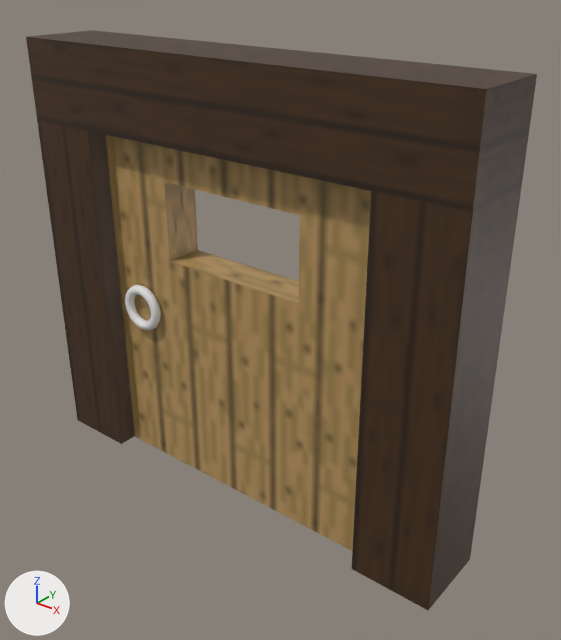
A saved change to the Blender file Sources/objects/door-border-rigged.blend.
The view is the same before and after, from a camera (50 mm lens) standing at (2.26, -3.55, 2.61) and looking at (0.13, -0.89, 0.96). Arrows for +X, +Y and +Z are at lower left; the lights stay in place.
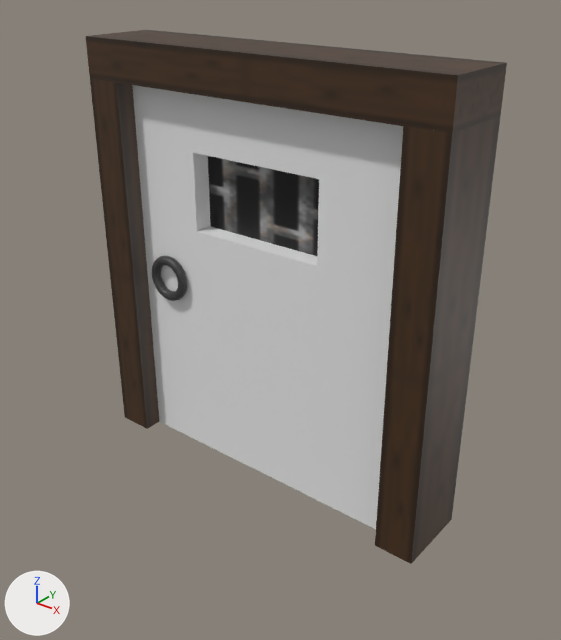
Boxes [x1, y1, x2, y2] around the edits, measured in the pictures (561 x 640 px):
'Cube', reshaped, moved, rescaled (7% taller)
    before: [105, 135, 371, 551]
    after: [132, 85, 403, 529]
'Cube.002', reshaped, moved, rescaled, turned
    before: [26, 30, 537, 212]
    after: [375, 116, 500, 564]
'Cube.000', deleted (brown)
    before: [352, 186, 522, 610]
'Cube.001', moved, rescaled, turned
    before: [37, 120, 134, 444]
    after: [90, 79, 159, 429]
'Cube.003', added (brown)
    after: [85, 30, 507, 134]
'Plane', added
    after: [208, 156, 319, 256]
'Torus', moved, rescaled
    before: [125, 285, 161, 330]
    after: [152, 256, 187, 301]
part 2 of me_torus, built on
    before: [125, 285, 161, 330]
    after: [152, 256, 187, 301]
part 4 of me_cube_006, deleted
    before: [473, 74, 537, 212]
part 5 of me_cube_006, surface changed
    before: [26, 30, 535, 212]
    after: [375, 116, 500, 564]

Diff of the bpy script that builds the scene:
```diff
--- a/Sources/objects/door-border-rigged.blend.py
+++ b/Sources/objects/door-border-rigged.blend.py
@@ me_cube_011 @@
 me_cube_011.from_pydata(...)  # 16 vertices, 10 faces; spans x -1.0..1.0, y -1.0..1.0, z -1.0..1.0
 # used by ob_cube; location = (0.0, -1.0, 0.9); scale = (0.8, 0.1, 0.9)
 # verts and faces of me_cube_011; kept vertices keep their numbers, new ones are numbered from 16
-me_cube_011.materials.append(mat_planks_oak_png)  # picture img_planks_oak_png
+# me_cube_011 part 1
+verts[11] = (-0.5, 1.0, 0.3)  # moved
+verts[4] = (-0.5, -1.0, 0.3)  # moved, pixel (197, 231)
+verts[13] = (0.44, 1.0, 0.3)  # moved
+verts[7] = (0.44, -1.0, 0.3)  # moved, pixel (317, 266)
+verts[14] = (0.44, 1.0, 0.7)  # moved
+verts[9] = (0.44, -1.0, 0.7)  # moved, pixel (319, 179)
+verts[10] = (-0.5, 1.0, 0.7)  # moved
+verts[8] = (-0.5, -1.0, 0.7)  # moved, pixel (193, 152)
+faces += [(2, 15, 5, 3), (0, 6, 12, 1)]
+me_cube_011.materials.append(mat_material)  # white #e7e7e7
@@ me_torus @@
 # used by ob_torus; parent = ob_cube; location = (-0.6, -1.125, 0.9); rotation_euler = (1.571, 0.0, 0.0), in degrees (90, 0, 0); scale = (0.1, 0.1, 0.1)
-me_torus.from_pydata(...)  # 256 vertices, 256 faces; spans x -1.25..1.25, y -1.25..1.25, z -0.25..0.25
+me_torus.from_pydata(...)  # 576 vertices, 576 faces; spans x -1.25..1.25, y -1.25..1.25, z -0.25..0.25
+# me_torus part 2: 192 vertices removed from x -1.23..1.23, y -1.23..1.23, z -0.23..0.23; 512 vertices added at x -1.24..1.24, y -1.24..1.24, z -0.25..0.25
+# me_torus part 3: the surface is now shaded flat
+me_torus.materials.append(mat_diamond2_jpg)  # picture img_diamond2_jpg
@@ me_cube_010 @@
 me_cube_010.from_pydata(...)  # 8 vertices, 4 faces; spans x -1.0..1.0, y -1.0..1.0, z -0.5..1.0
 # used by ob_cube_001; location = (-1.0, -1.0, 1.2); rotation_euler = (0.0, 3.142, 0.0), in degrees (0, 180, 0); scale = (0.2, 0.2, 1.2)
+# me_cube_010 part 6: the whole mesh is scaled about its middle by (1, 1, 1.33), then moved by (0.0, 0.0, -0.25)
 me_cube_010.materials.append(mat_planks_big_oak_png)
@@ me_cube_006 @@
 # used by ob_cube_002; location = (0.0, -1.0, 2.0); rotation_euler = (0.0, 1.571, 0.0), in degrees (0, 90, 0); scale = (0.2, 0.2, 1.2)
 # verts and faces of me_cube_006; kept vertices keep their numbers, new ones are numbered from 8
-me_cube_006.from_pydata(...)  # 8 vertices, 6 faces; spans x -1.0..1.0, y -1.0..1.0, z -1.0..1.0
+me_cube_006.from_pydata(...)  # 8 vertices, 4 faces; spans x -1.0..1.0, y -1.0..1.0, z -1.0..1.0
+# me_cube_006 part 4
+delete_faces([(0, 2, 6, 4), (1, 5, 7, 3)])
+# me_cube_006 part 5: 4 kept faces spanning x -1.0..1.0, y -1.0..1.0, z -1.0..1.0 get new texture (UV) coordinates
 me_cube_006.materials.append(mat_planks_big_oak_png)
@@ ob_cube @@
 ob_cube = bpy.data.objects.new('Cube', me_cube_011)
-ob_cube.location = (0.0, -1.0, 0.9)
-ob_cube.scale = (0.8, 0.1, 0.9)
+ob_cube.location = (0.0, -0.8, 1.0)
+ob_cube.scale = (0.8, 0.1, 1.0)
@@ ob_cube_001 @@
 ob_cube_001 = bpy.data.objects.new('Cube.001', me_cube_010)
-ob_cube_001.location = (-1.0, -1.0, 1.2)
-ob_cube_001.rotation_euler = (0.0, 3.142, 0.0)  # degrees (0, 180, 0)
-ob_cube_001.scale = (0.2, 0.2, 1.2)
+ob_cube_001.location = (-0.9, -0.8, 1.0)
+ob_cube_001.scale = (0.1, 0.2, 1.0)
@@ ob_cube_000 @@
-ob_cube_000 = bpy.data.objects.new('Cube.000', me_cube_009)
@@ ob_cube_002 @@
 ob_cube_002 = bpy.data.objects.new('Cube.002', me_cube_006)
-ob_cube_002.location = (0.0, -1.0, 2.0)
-ob_cube_002.rotation_euler = (0.0, 1.571, 0.0)  # degrees (0, 90, 0)
-ob_cube_002.scale = (0.2, 0.2, 1.2)
+ob_cube_002.location = (0.9, -0.8, 1.0)
+ob_cube_002.scale = (0.1, 0.2, 1.0)
@@ ob_plane @@
+ob_plane = bpy.data.objects.new('Plane', me_plane)  # 4 vertices, 1 face; spans x -1.25..1.25, y -0.67..0.67, z 0.0; in mat_iron_bars_png (picture img_iron_bars_png)
+ob_plane.location = (-0.025, -0.8, 1.5)
+ob_plane.rotation_euler = (1.571, 0.0, 0.0)  # degrees (90, 0, 0)
+ob_plane.scale = (0.3, 0.3, 0.3)
@@ ob_cube_003 @@
+ob_cube_003 = bpy.data.objects.new('Cube.003', me_cube_003)  # a box spanning x -1.0..1.0, y -1.0..1.0, z -1.0..1.0; in mat_planks_big_oak_png (picture img_planks_big_oak_png)
+ob_cube_003.location = (0.0, -0.8, 2.1)
+ob_cube_003.rotation_euler = (0.0, -1.571, 0.0)  # degrees (0, -90, 0)
+ob_cube_003.scale = (0.1, 0.2, 1.0)
```
